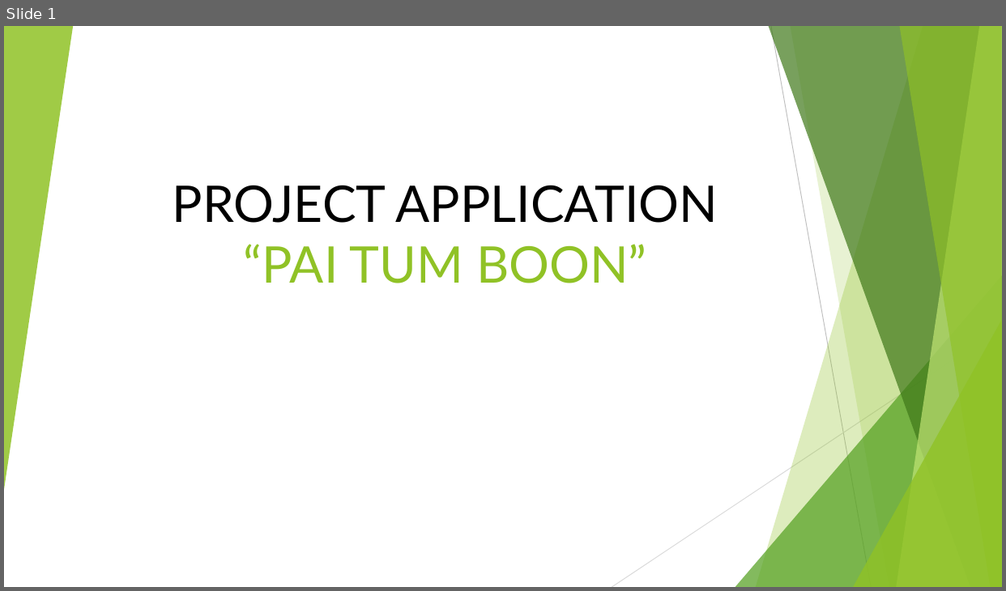
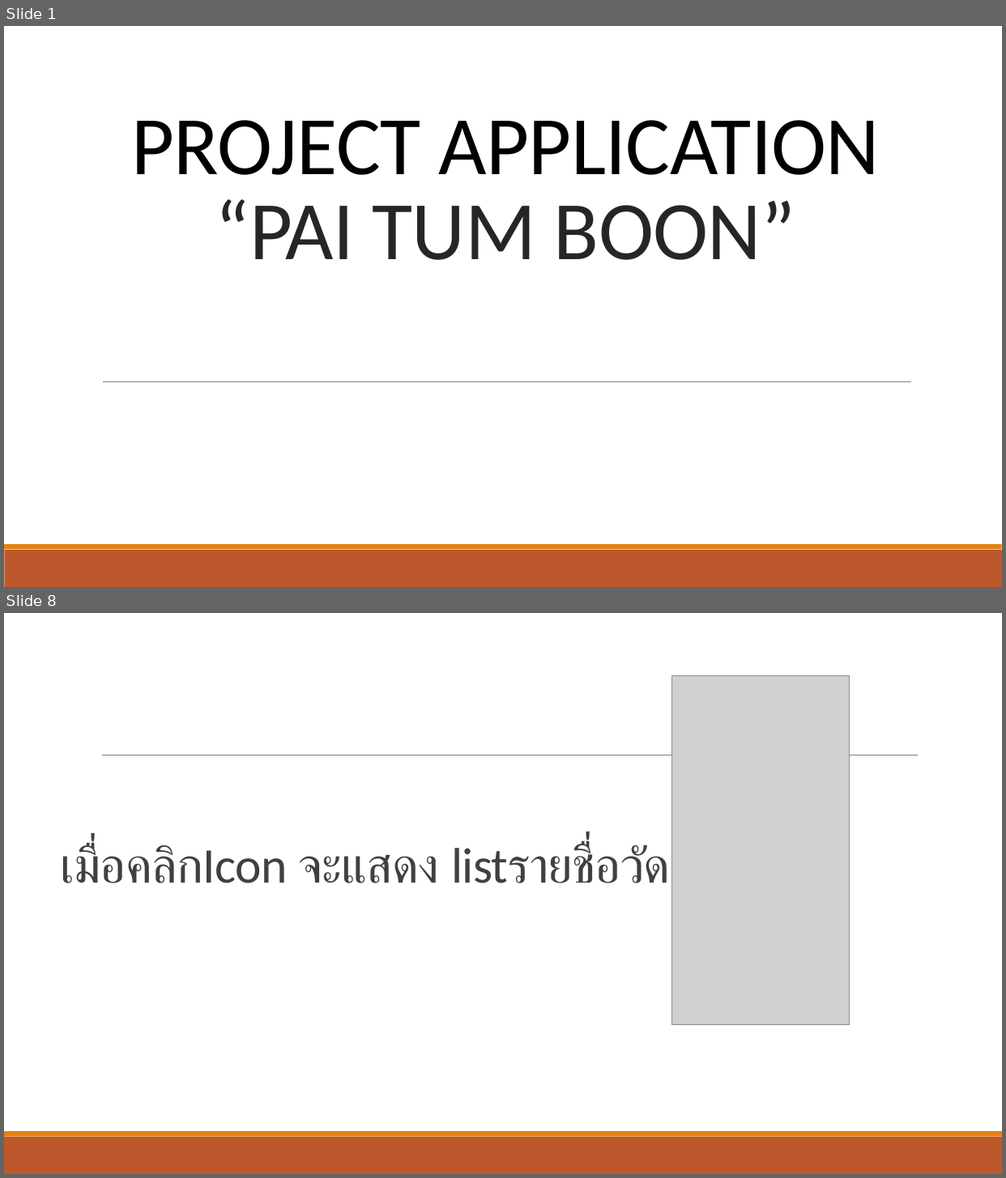
Before and after one commit to entenxl123/New, a slide deck: PROJECT.pptx. Shown one above the other, each under a label of ours: slide 1 before the commit, slides 1 and 8 after it; the slides between them are not shown. The pictures are 1006x591 and 1006x1178 pixels, drawn with LibreOffice and Linux fonts; fonts in the diff are those of the drawing; grey boxes stand for pictures. Boxes give left, top, right and bottom in pixels: in the first picture for what was removed or moved away, otherwise in the second. Text is boxed around its words. In the diff, an @@ line names an element or a change of style, - is before the commit and + after.

```diff
--- a/PROJECT.pptx
+++ b/PROJECT.pptx
@@ slide 8 added at box(4, 613, 1002, 1174), background #FFFFFF; not listed: 2 template elements that a slide beside it also shows @@
@@ picture added at box(671, 676, 849, 1025) @@
@@ line added from (102, 756) to (918, 756), #808080 0.5 pt @@
@@ title added at box(60, 841, 670, 884), 48 pt, text #404040 @@
+เมื่อคลิกIcon จะแสดง listรายชื่อวัด
@@ slide 1 changed as well @@
@@ group removed at box(4, 26, 1002, 587): 5 freeform shapes, 3 triangles, 2 lines @@
@@ title "PROJECT APPLICATION “PAI TUM BOON”": place and size @@
-title "PROJECT APPLICATION “PAI TUM BOON”" at box(172, 185, 718, 284)
+title "PROJECT APPLICATION “PAI TUM BOON”" at box(131, 120, 880, 260)
@@ title "PROJECT APPLICATION “PAI TUM BOON”" at box(131, 120, 880, 260): size 48.6 to 80 pt, font Lato to Calibri, letter spacing 0 to -0.5 pt; text colour #90C226 to #262626 in "“PAI TUM BOON”"; line spacing 1 to 0.85 @@
@@ line added from (103, 382) to (911, 382), #808080 0.5 pt @@
@@ rectangle added at box(4, 550, 1002, 587), fill #BD582C @@
@@ rectangle added at box(4, 544, 1002, 550), fill #E48312 @@
```
Also in this commit, not shown: 4 other slides changed, 4 other slides added, 4 slides removed, 2 other files.
